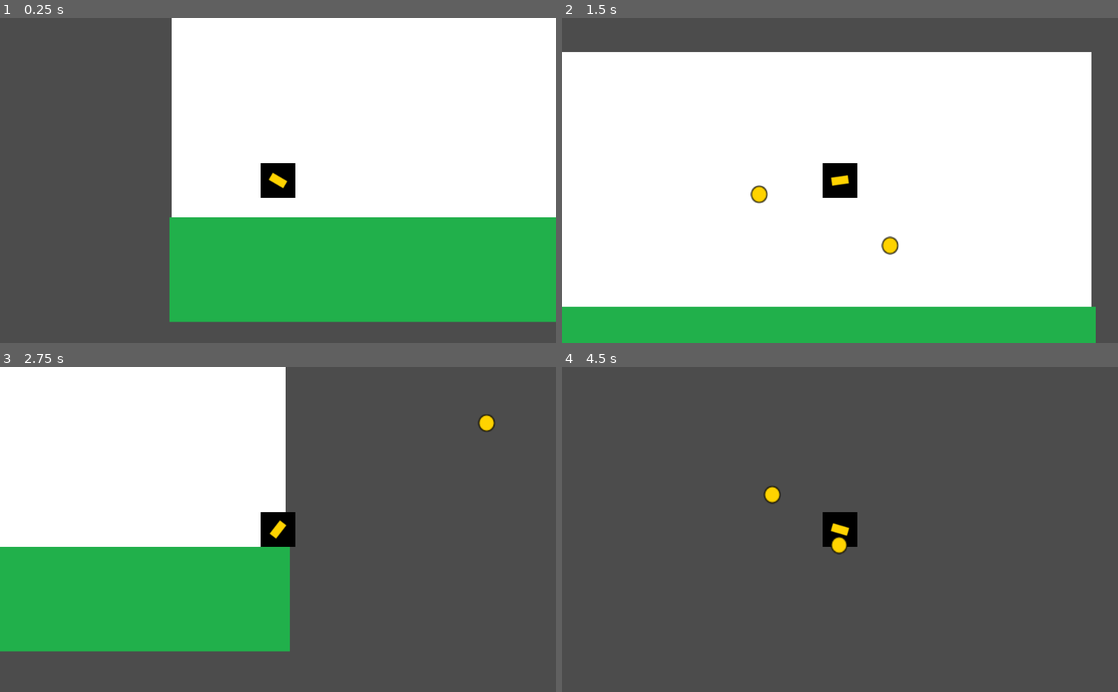
Above: before the commit, frames 1-4 (two rows, left to right).
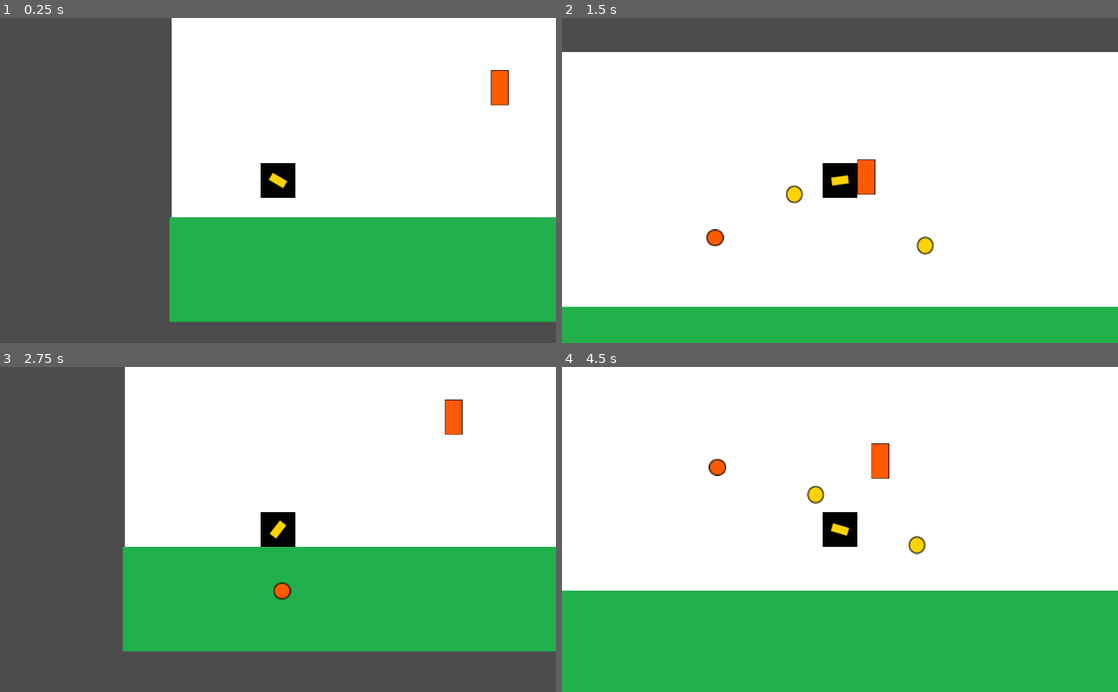
Above: after the commit, the same moments.

Repository: pasqualegabriel/videojuegos-workshop
Game: Godot game, scene res://Main.tscn
Same seed, same stepped clock (60 frames per second), same inputs: the game is played once before the commit and once after it.
Inputs (mouse positions are in pixels of both pictures, inside the frame that each line leads up to):
- Up to frame 1 (0.25 s): no input
- Up to frame 2 (1.5 s): move the mouse to (962, 164) at 0.52 s; hold Right (right) from 0.53 s (still down); click (962, 164) at 0.6 s; tap Up (jump) at 0.77 s; move the mouse to (728, 196) at 1.27 s; click (728, 196) at 1.35 s
- Up to frame 3 (2.75 s): tap Up (jump) at 1.52 s; move the mouse to (333, 458) at 2.02 s; release Right (right) at 2.03 s; hold Left (left) from 2.03 s (still down); click (333, 458) at 2.1 s
- Up to frame 4 (4.5 s): move the mouse to (812, 594) at 2.77 s; release Left (left) at 2.78 s; hold Right (right) 2.78-4.28 s; click (812, 594) at 2.85 s; tap Up (jump) at 3.02, 3.77 s; move the mouse to (1006, 578) at 3.52 s; click (1006, 578) at 3.6 s; move the mouse to (673, 480) at 4.27 s; hold Left (left) from 4.28 s (still down); click (673, 480) at 4.35 s

The runs differ from the first frame. In frame 1, 0.4% of the frame differs, in the area x 88-92%, y 16-27%; in frame 2, 5.4%; in frame 3, 62%; in frame 4, 99%, in the area x 0-100%, y 0-100%.

Commit message:
turret projectile

Diff:
--- /dev/null
+++ b/Main.gd
@@ -0,0 +1,3 @@
+extends Node
+
+onready var player = $Player
--- a/Main.tscn
+++ b/Main.tscn
@@ -1,13 +1,16 @@
-[gd_scene load_steps=5 format=2]
+[gd_scene load_steps=7 format=2]
 
 [ext_resource path="res://assets/background/floor.png" type="Texture" id=1]
 [ext_resource path="res://assets/background/background.png" type="Texture" id=2]
 [ext_resource path="res://entities/player/Player.tscn" type="PackedScene" id=3]
+[ext_resource path="res://entities/enemies/Turret.tscn" type="PackedScene" id=4]
+[ext_resource path="res://Main.gd" type="Script" id=5]
 
 [sub_resource type="RectangleShape2D" id=1]
 extents = Vector2( 33.3261, 32.8583 )
 
 [node name="Main" type="Node"]
+script = ExtResource( 5 )
 
 [node name="Background" type="Sprite" parent="."]
 position = Vector2( 522.197, 303.564 )
@@ -28,3 +31,6 @@
 
 [node name="Player" parent="." instance=ExtResource( 3 )]
 position = Vector2( 176.288, 354.188 )
+
+[node name="Turret" parent="." instance=ExtResource( 4 )]
+position = Vector2( 584.66, 202.896 )
--- /dev/null
+++ b/entities/enemies/Projectile.tscn
@@ -0,0 +1,11 @@
+[gd_scene load_steps=3 format=2]
+
+[ext_resource path="res://entities/Projectile.tscn" type="PackedScene" id=1]
+[ext_resource path="res://assets/enemies/proyectile_turret.png" type="Texture" id=2]
+
+[node name="EnemyProjectile" instance=ExtResource( 1 )]
+
+[node name="Sprite" parent="." index="0"]
+position = Vector2( 0.105114, -0.210221 )
+scale = Vector2( 1.878, 1.81616 )
+texture = ExtResource( 2 )
--- /dev/null
+++ b/entities/enemies/Turret.gd
@@ -0,0 +1,22 @@
+extends StaticBody2D
+
+export (PackedScene) var projectile:PackedScene
+
+onready var fire_timer = $FireTimer
+
+var container
+
+func _ready():
+	add_to_group("turret")
+	fire_timer.start()
+
+func initialize(_container):
+	container = _container
+
+func _on_FireTimer_timeout():
+	fire()
+
+func fire():
+	var proj = projectile.instance()
+	proj.initialize(get_parent(), global_position, global_position.direction_to(get_parent().player.global_position))
+	fire_timer.start()
--- /dev/null
+++ b/entities/enemies/Turret.tscn
@@ -0,0 +1,22 @@
+[gd_scene load_steps=5 format=2]
+
+[ext_resource path="res://assets/enemies/turret.png" type="Texture" id=1]
+[ext_resource path="res://entities/enemies/Turret.gd" type="Script" id=2]
+[ext_resource path="res://entities/enemies/Projectile.tscn" type="PackedScene" id=3]
+
+[sub_resource type="RectangleShape2D" id=1]
+extents = Vector2( 16, 32 )
+
+[node name="Turret" type="StaticBody2D"]
+script = ExtResource( 2 )
+projectile = ExtResource( 3 )
+
+[node name="Sprite" type="Sprite" parent="."]
+texture = ExtResource( 1 )
+
+[node name="CollisionShape2D" type="CollisionShape2D" parent="."]
+shape = SubResource( 1 )
+
+[node name="FireTimer" type="Timer" parent="."]
+one_shot = true
+[connection signal="timeout" from="FireTimer" to="." method="_on_FireTimer_timeout"]
--- a/entities/player/Player.gd
+++ b/entities/player/Player.gd
@@ -30,7 +30,7 @@
 	if x_dir != 0:
 		velocity.x = clamp(velocity.x + (x_dir * acceleration), -speed_limit, speed_limit)
 	else:
-		velocity.x = velocity.x - (velocity.x * friction_weight) if abs(velocity.x) > 1 else 0
+		velocity.x = velocity.x - (velocity.x * friction_weight) if abs(velocity.x) > 1.0 else 0.0
 
 	if Input.is_action_just_pressed("jump") and is_on_floor():
 		velocity.y -= jump_speed
